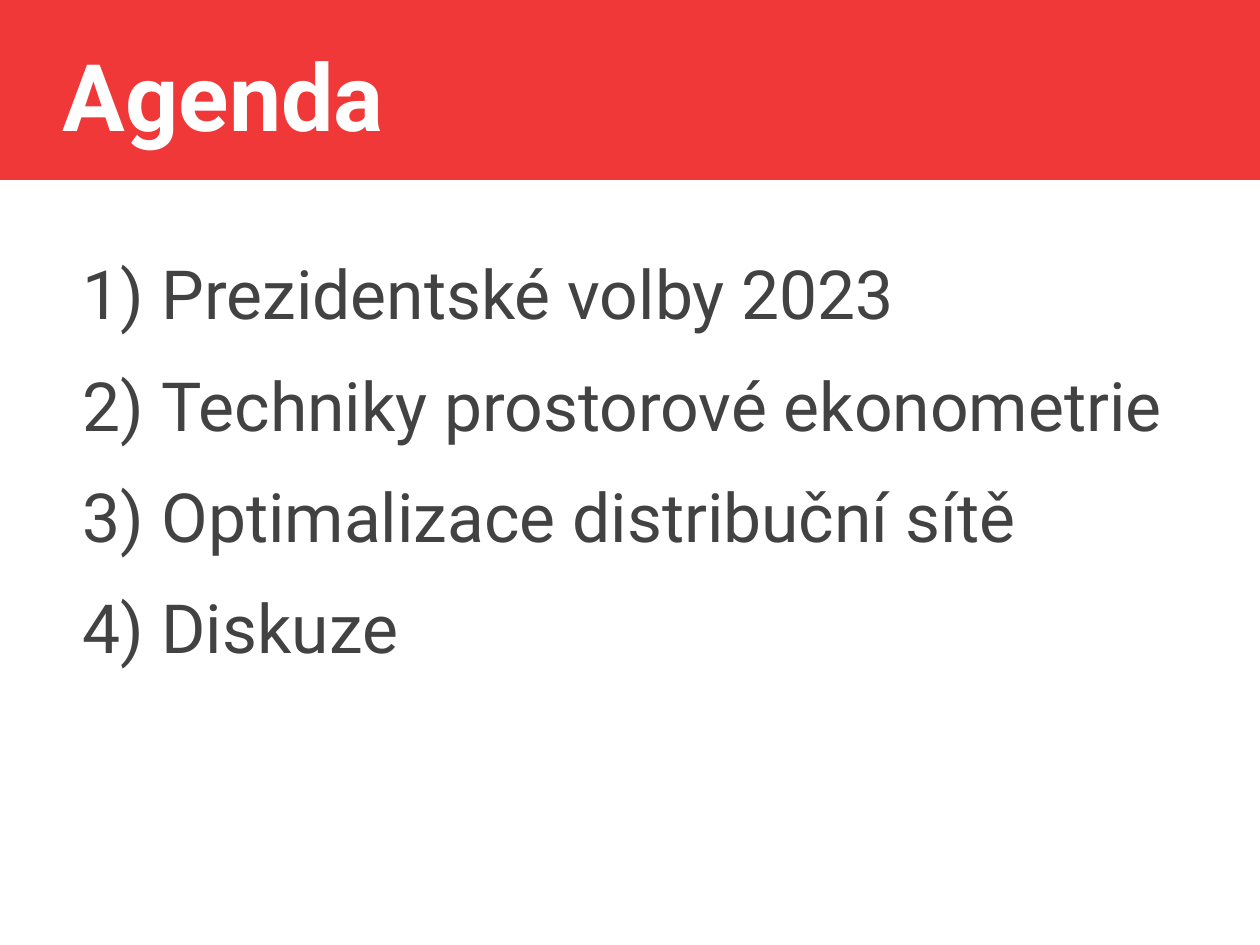
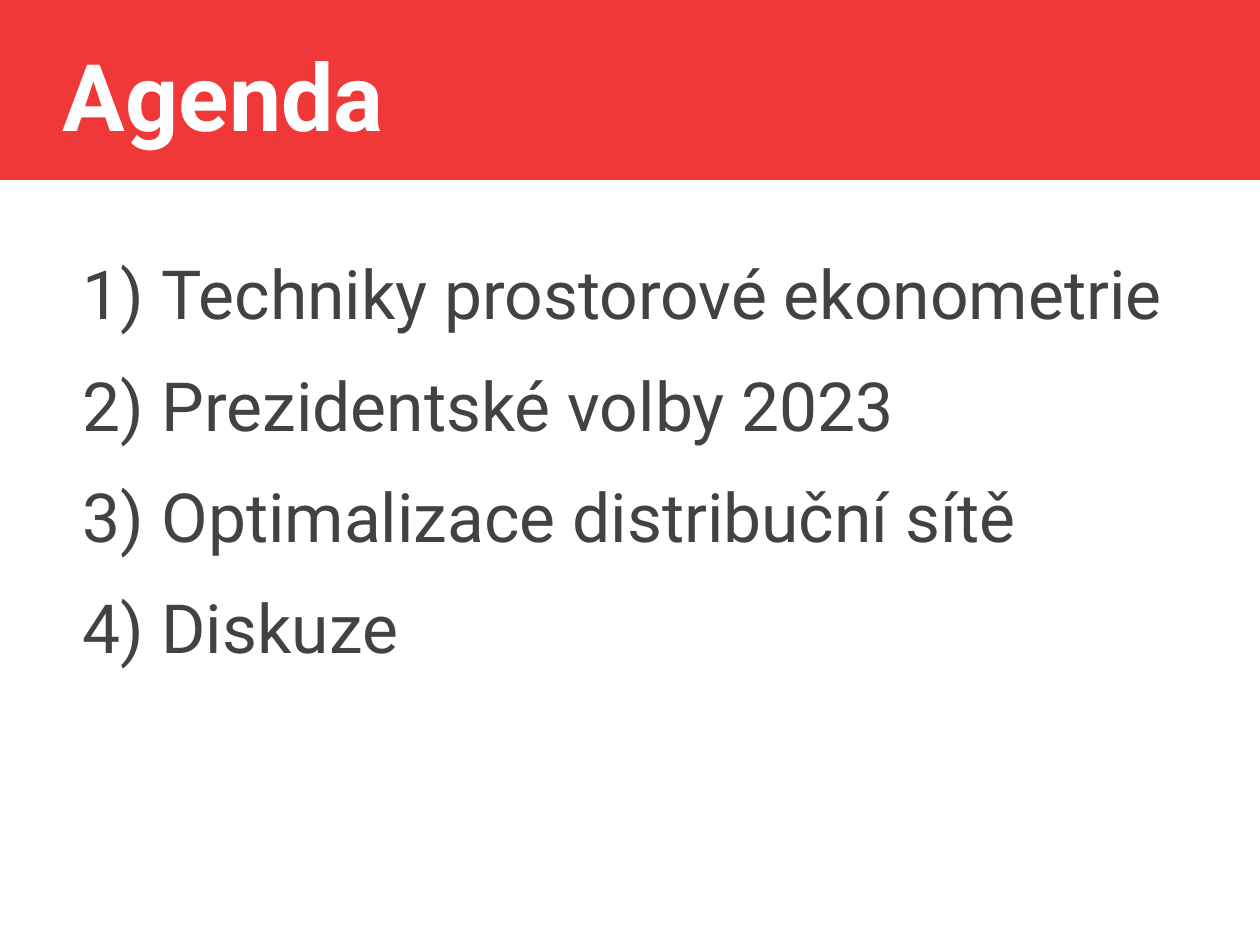
Before and after one commit to jlacko/4EK418, a slide deck: slide 2 of prez/8 - advanced calculations.odp. Drawn at 1260x945 pixels with LibreOffice and Linux fonts; fonts in the diff are those of the drawing. Boxes give left, top, right and bottom in pixels: in the first picture for what was removed or moved away, otherwise in the second. Text is boxed around its words. In the diff, an @@ line names an element or a change of style, - is before the commit and + after.

```diff
--- a/prez/8 - advanced calculations.odp
+++ b/prez/8 - advanced calculations.odp
@@ text at [162, 268, 1162, 334]: paragraph added @@
+1) Techniky prostorové ekonometrie
@@ text at [162, 380, 1162, 446]: paragraph removed @@
-2) Techniky prostorové ekonometrie
```
Also in this commit, not shown: 4 other slides changed, 1 slide added, 9 other files.
